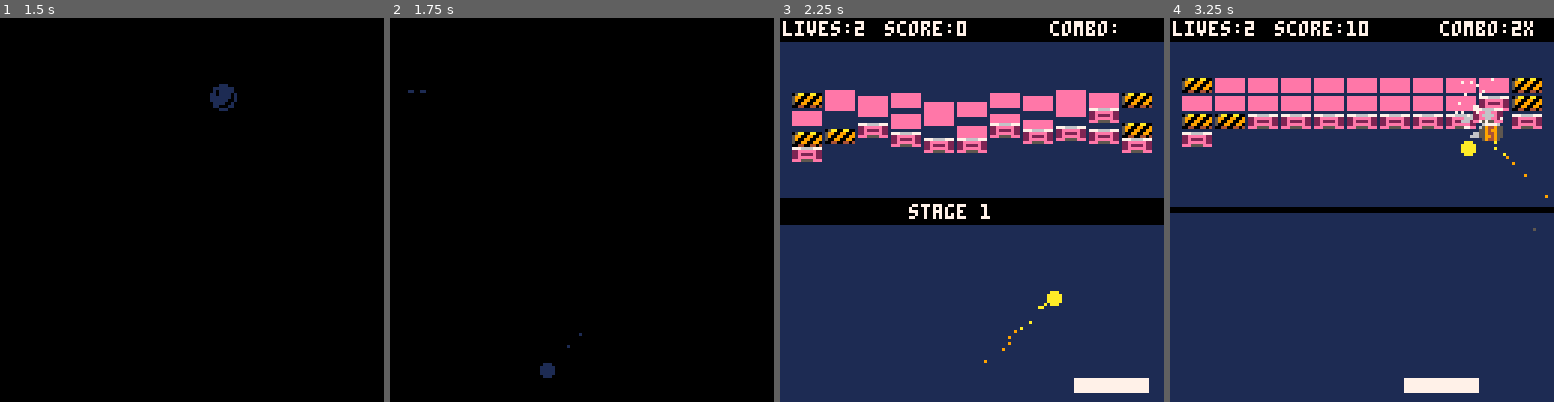
Above: before the commit, frames 1-4 (left to right).
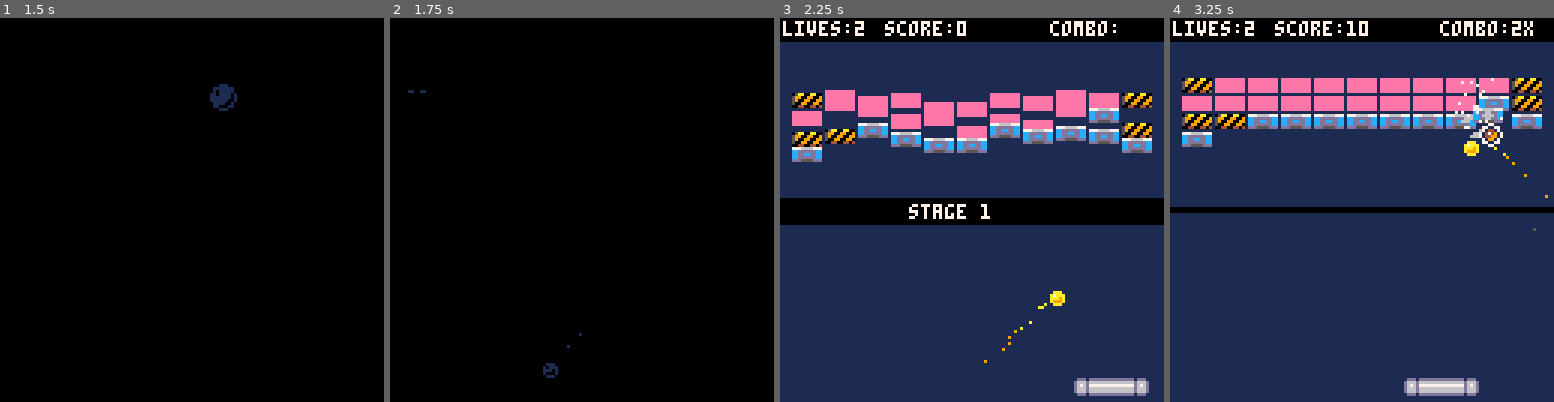
Above: after the commit, the same moments.

Repository: ivanarellano/pico8-doodles
Game: PICO-8 cartridge breakout/breakout.p8
The game is run twice, just before and just after one commit, with the same random seed, the same clock (stepped at 60 frames per second) and the same inputs.
Inputs:
- Up to frame 1 (1.5 s): tap X (X key) at 0.33, 1.07 s; tap O (Z key) at 0.7 s
- Up to frame 2 (1.75 s): hold Right from 1.6 s (still down); tap O (Z key) at 1.7 s
- Up to frame 3 (2.25 s): tap X (X key) at 1.85 s; release Right at 2.1 s; tap O (Z key) at 2.1 s; hold Up from 2.15 s (still down)
- Up to frame 4 (3.25 s): release Up at 2.42 s; hold Right 2.47-3.03 s; tap O (Z key) at 2.5, 2.9 s; tap X (X key) at 2.97 s; hold Left from 3.08 s (still down)

Frame 1 is identical in both runs. In frame 2, less than 0.1% of the frame differs, in the area x 39-44%, y 89-94%; in frame 3, 3.3%; in frame 4, 3.4%, in the area x 3-97%, y 21-99%.

Commit message:
More sprites!

Diff:
--- a/breakout/breakout.p8
+++ b/breakout/breakout.p8
@@ -523,13 +523,9 @@
 
 	--draw powerups
 	for pup in all(pups) do
-			if pup.t==5 then
-				palt(0,false)
-				palt(11,true)
-			end
-
-			spr(pup.t,pup.x,pup.y)
-			palt()
+		palt(13,true)
+		spr(pup.t,pup.x,pup.y)
+		palt()
 	end
 
 	--balls
@@ -541,7 +537,15 @@
 			ballc=14
 		end
 
-		circfill(b.x,b.y,ball_r,ballc)
+		local ballspr=34
+		palt(1,true)
+		if timer_mega>0 then
+			ballspr=35
+			spr(35,b.x-4,b.y-4)
+		else
+			spr(34,b.x-3,b.y-3)
+		end
+		palt()
 
 		if b.stuck then
 			--serve preview
@@ -554,7 +558,14 @@
 		end
 	end
 
-	rectfill(pad_x,pad_y,pad_x+pad_w,pad_y+pad_h,7)
+	palt(1,true)
+	sspr(0,16,5,6,pad_x,pad_y)
+	for i=5,pad_w-5 do
+		sspr(5,16,1,6,pad_x+i,pad_y)
+	end
+	sspr(8,16,5,6,pad_x+pad_w-4,pad_y)
+	palt()
+	--rectfill(pad_x,pad_y,pad_x+pad_w,pad_y+pad_h,7)
 
 	rectfill(0,0,128,7,0)
 	if debug!="" then
@@ -1849,14 +1860,14 @@
 end
 
 __gfx__
-0000000006777760067777600677776006777760b677776b067777600677776005aa00aa00677777777777777777777766666666777666677700000000000000
-00000000659449556582885565bbbb5565cccc556500005565eeee5565aaaa5559900990097bbbbbbbbbccccccccccdddddddddd22eeeeee2200000000000000
-00700700559499555582885555bbbb5555cccc555500005555eeee5555aaaa5559009900997bbbbbbbbbccccccccccddddd6dddd22e2222e2200000000000000
-00077000559449555582885555bbbb5555cccc555500005555eeee5555aaaa5550099009907bbbbbbbbbccccccccccd6dddddd6d22eeeeee2200000000000000
-00077000559949555582285555bbbb5555cccc555500005555eeee5555aaaa550044004404033333333311111111115555555555eee5555eee00000000000000
-00700700059449500582285005bbbb5005cccc50b500005b05eeee5005aaaa500000000000000000000000000000000000000000000000000000000000000000
-0000000000000000000000000000000000000000bbbbbbbb00000000000000000000000000000000000000000000000000000000000000000000000000000000
-0000000000000000000000000000000000000000bbbbbbbb00000000000000000000000000000000000000000000000000000000000000000000000000000000
+00000000ddd77dddddd77dddddd77dddddd77dddddd77ddddddeedddddd77ddd05aa00aa00677777777777777777777766666666777666677700000000000000
+00000000d770077dd770077dd770077dd770077dd770077ddee00eedd770077d59900990097bbbbbbbbbccccccccccddddddddddccddddddcc00000000000000
+00700700d704407dd702207dd703307dd701107dd700007dde0220edd709907d59009900997bbbbbbbbbccccccccccddddd6ddddccddccddcc00000000000000
+00077000704749077027280770373b0770171c0770070507e0272e0e70979a0750099009907bbbbbbbbbccccccccccd6dddddd6dccddddddcc00000000000000
+0007700070449907702288077033bb077011cc0770005507e022ee0e7099aa070044004404033333333311111111115555555555ddd5555ddd00000000000000
+00700700d709907dd708807dd70bb07dd70cc07dd705507dde0ee0edd70aa07d0000000000000000000000000000000000000000000000000000000000000000
+00000000d770077dd770077dd770077dd770077dd770077ddee00eedd770077d0000000000000000000000000000000000000000000000000000000000000000
+00000000ddd77dddddd77dddddd77dddddd77dddddd77ddddddeedddddd77ddd0000000000000000000000000000000000000000000000000000000000000000
 00000000000000000000000000000000000000000000000000000000000000000000000000000000000000000000000000000000000000000000000000000000
 00000000000000000000000000000000000000000000000000000000000000000000000000000000000000000000000000000000000000000000000000000000
 00070000007700000000770000000000000000000000000000000000000000000000000000000000000000000000000000000000000000000000000000000000
@@ -1865,14 +1876,14 @@
 00000000000770000000000000077000000000000006600000660000000600000060000000055000000550000000000000000000000000000000000000000000
 00000000000000000000000000000000000000000000000000000000000000000000000000000000000000000000000000000000000000000000000000000000
 00000000000000000000000000000000000000000000000000000000000000000000000000000000000000000000000000000000000000000000000000000000
-00000000000000000000000000000000000000000000000000000000000000000000000000000000000000000000000000000000000000000000000000000000
-00000000000000000000000000000000000000000000000000000000000000000000000000000000000000000000000000000000000000000000000000000000
-00000000000000000000000000000000000000000000000000000000000000000000000000000000000000000000000000000000000000000000000000000000
-00000000000000000000000000000000000000000000000000000000000000000000000000000000000000000000000000000000000000000000000000000000
-00000000000000000000000000000000000000000000000000000000000000000000000000000000000000000000000000000000000000000000000000000000
-00000000000000000000000000000000000000000000000000000000000000000000000000000000000000000000000000000000000000000000000000000000
-00000000000000000000000000000000000000000000000000000000000000000000000000000000000000000000000000000000000000000000000000000000
-00000000000000000000000000000000000000000000000000000000000000000000000000000000000000000000000000000000000000000000000000000000
+1ddd1ddd1ddd11111111111111188811000000000000000000000000000000000000000000000000000000000000000000000000000000000000000000000000
+d666d666d666d111111aaa11118eee81000000000000000000000000000000000000000000000000000000000000000000000000000000000000000000000000
+d676d777d676d11111a7aaa118e7eee8000000000000000000000000000000000000000000000000000000000000000000000000000000000000000000000000
+d666d666d666d11111aaa9a118eee2e8000000000000000000000000000000000000000000000000000000000000000000000000000000000000000000000000
+d666d666d666d11111a999a118e222e8000000000000000000000000000000000000000000000000000000000000000000000000000000000000000000000000
+1ddd1ddd1ddd1111111aaa11118eee81000000000000000000000000000000000000000000000000000000000000000000000000000000000000000000000000
+11111111111111111111111111188811000000000000000000000000000000000000000000000000000000000000000000000000000000000000000000000000
+11111111111111111111111111111111000000000000000000000000000000000000000000000000000000000000000000000000000000000000000000000000
 00000000000000000000000000000000000000000000000000000000000000000000000000000000000000000000000000000000000000000000000000000000
 00000000000000000000000000000000000000000000000000000000000000000000000000000000000000000000000000000000000000000000000000000000
 00000000000000000000000000000000000000000000000000000000000000000000000000000000000000000000000000000000000000000000000000000000
Not shown, changed: breakout/spritesheet.afphoto
Not shown, changed: breakout/spritesheet.png
